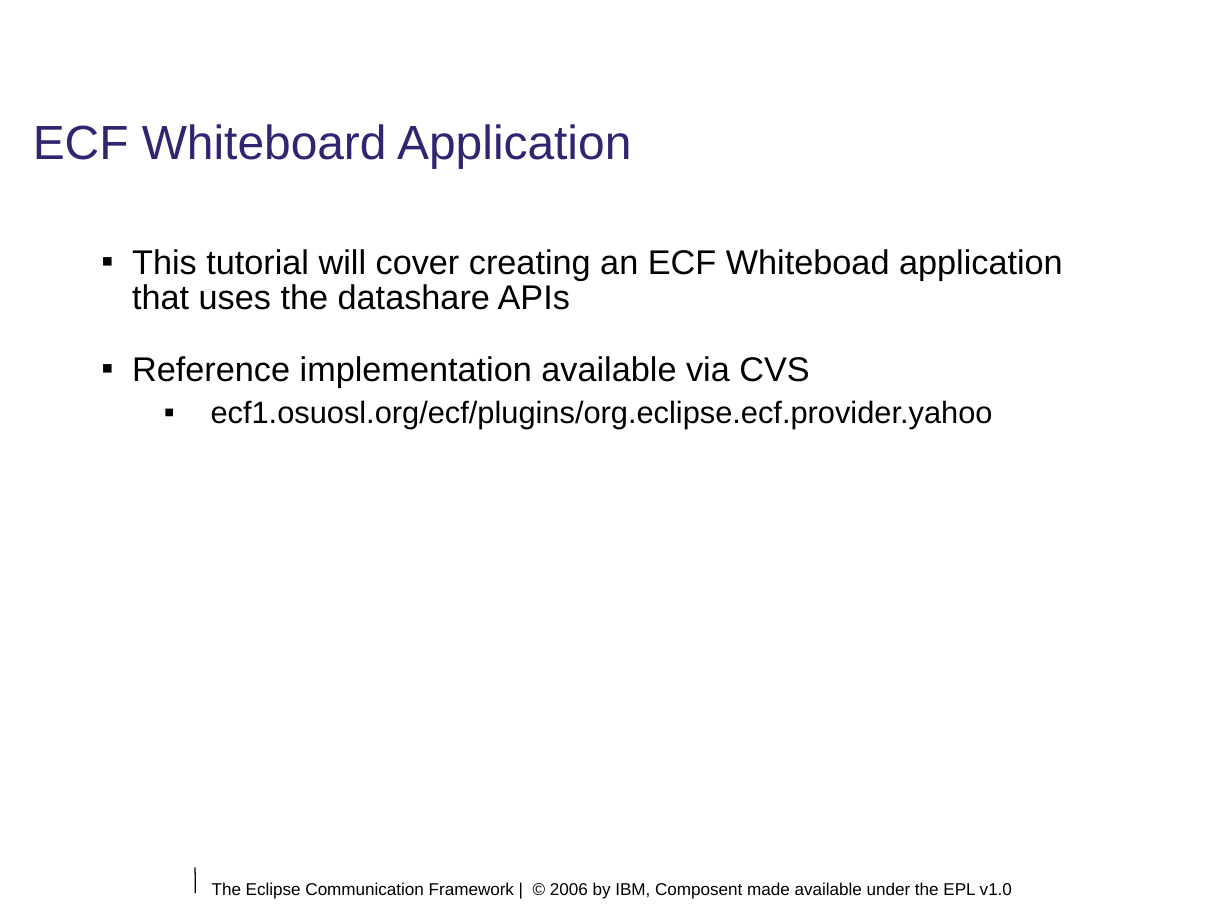
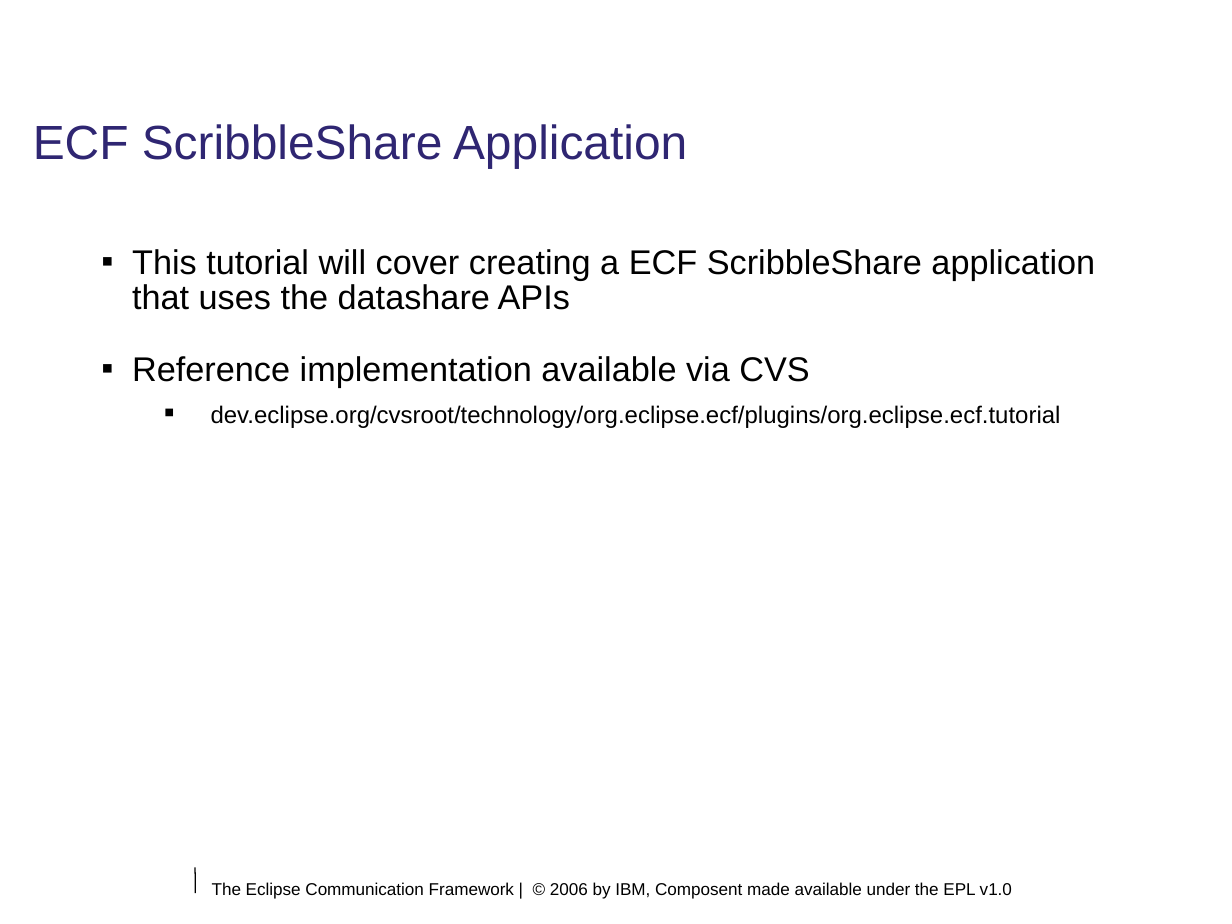
Before and after one commit to eclipse/ecf, a slide deck: slide 14 of doc/tutorials/EclipseCON 2006/module2.odp (slide 15 before the commit). Drawn at 1232x924 pixels with LibreOffice and Linux fonts; fonts in the diff are those of the drawing; background and template pictures are left out. Boxes give left, top, right and bottom in pixels: in the first picture for what was removed or moved away, otherwise in the second. Text is boxed around its words. In the diff, an @@ line names an element or a change of style, - is before the commit and + after.

```diff
--- a/doc/tutorials/EclipseCON 2006/module2.odp
+++ b/doc/tutorials/EclipseCON 2006/module2.odp
@@ title at [33, 124, 687, 168]: text changed @@
-ECF Whiteboard Application
+ECF ScribbleShare Application
@@ text at [132, 249, 1095, 310]: text changed @@
-▪ This tutorial will cover creating an ECF Whiteboad application that uses the datashare APIs
+▪ This tutorial will cover creating a ECF ScribbleShare application that uses the datashare APIs
@@ text at [211, 405, 1061, 428]: text changed; size 18 to 14 pt @@
-  ▪ ecf1.osuosl.org/ecf/plugins/org.eclipse.ecf.provider.yahoo
+  ▪ dev.eclipse.org/cvsroot/technology/org.eclipse.ecf/plugins/org.eclipse.ecf.tutorial
```
Also in this commit, not shown: 2 other slides changed, 1 slide added, 1 slide removed, 1 other file.
